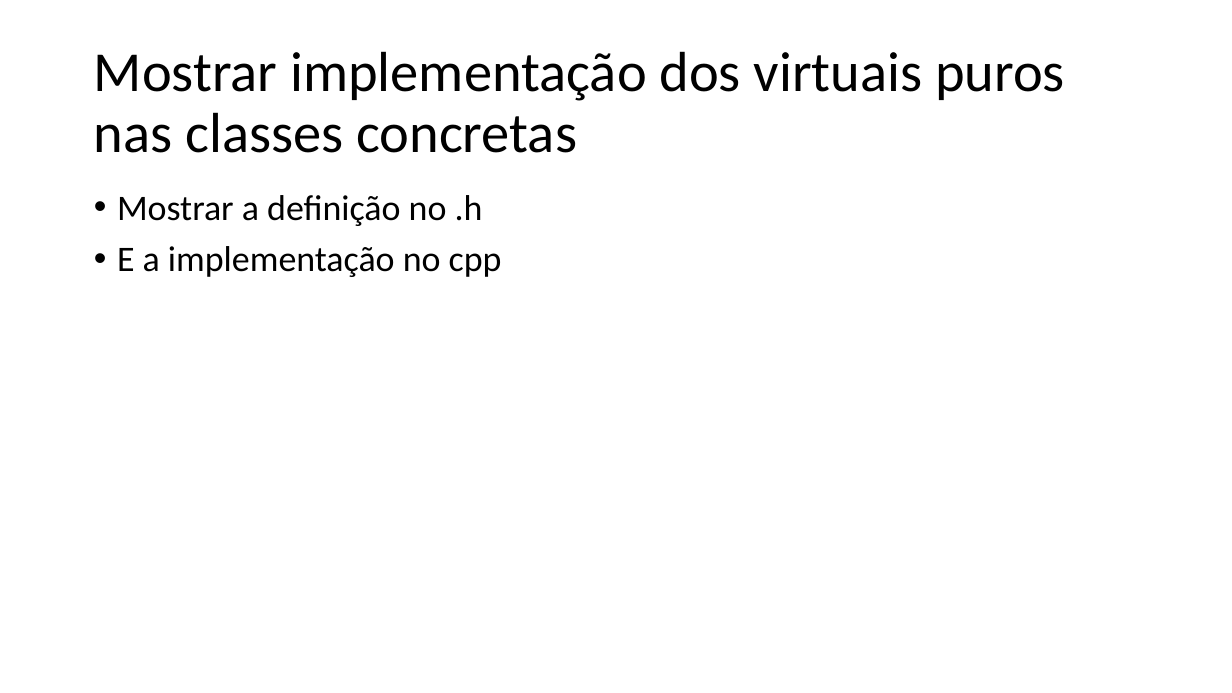
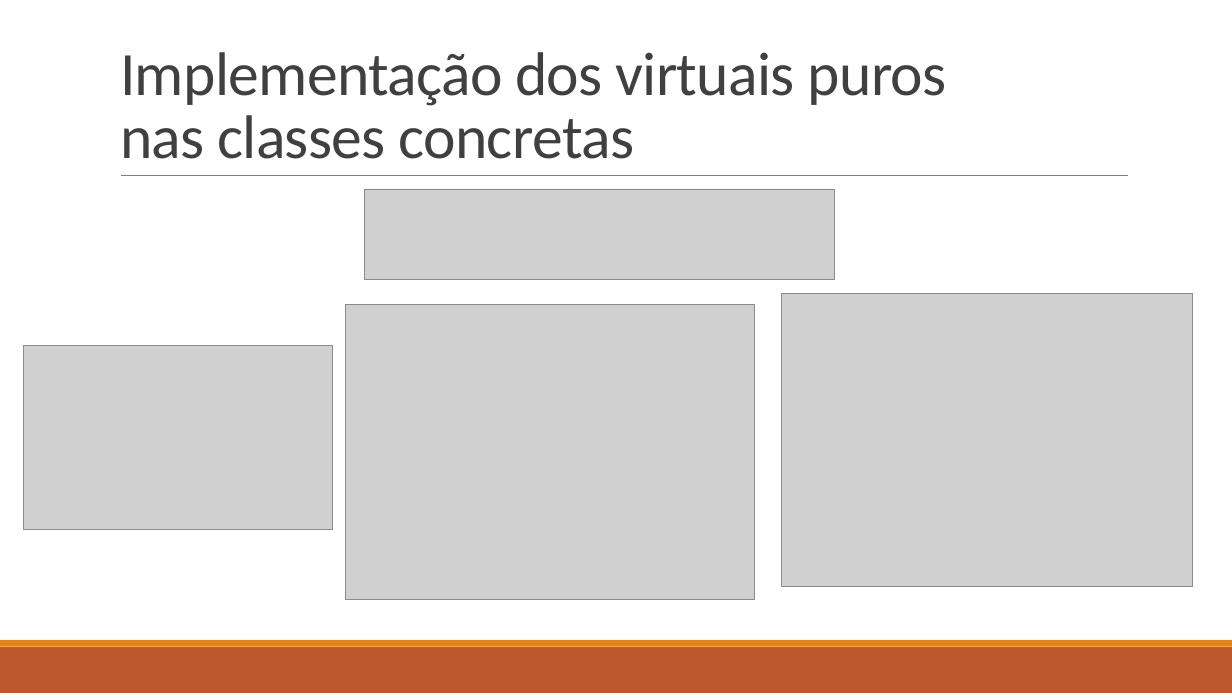
Before and after one commit to R-ronivaldo/LeitorDigital-Polimorfismo-, a slide deck: slide 6 of Requisitos Polimorfismo (1).pptx. Drawn at 1232x693 pixels with LibreOffice and Linux fonts; fonts in the diff are those of the drawing; grey boxes stand for pictures. Boxes give left, top, right and bottom in pixels: in the first picture for what was removed or moved away, otherwise in the second. Text is boxed around its words. In the diff, an @@ line names an element or a change of style, - is before the commit and + after.

```diff
--- a/Requisitos Polimorfismo (1).pptx
+++ b/Requisitos Polimorfismo (1).pptx
@@ title "Implementação dos virtuais puros nas ..." at bbox=[120, 52, 947, 159]: vertical alignment middle to bottom @@
@@ title at bbox=[120, 52, 947, 159]: text changed; size 44 to 48 pt; text colour #000000 to #404040 @@
-Mostrar implementação dos virtuais puros
-nas classes concretas
+Implementação dos virtuais puros
+nas classes concretas
@@ line added from (121, 176) to (1128, 176), #808080 0.5 pt @@
@@ text removed at bbox=[117, 195, 502, 277] @@
-• Mostrar a definição no .h
-• E a implementação no cpp
@@ picture added at bbox=[365, 189, 835, 280] @@
@@ picture added at bbox=[782, 294, 1193, 587] @@
@@ picture added at bbox=[346, 305, 754, 600] @@
@@ picture added at bbox=[24, 346, 334, 530] @@
@@ rectangle added at bbox=[0, 647, 1232, 693], fill #BD582C @@
@@ rectangle added at bbox=[0, 640, 1232, 647], fill #E48312 @@
```
Also in this commit, not shown: 5 other slides changed, 10 slides added, 10 slides removed, 21 other files.
